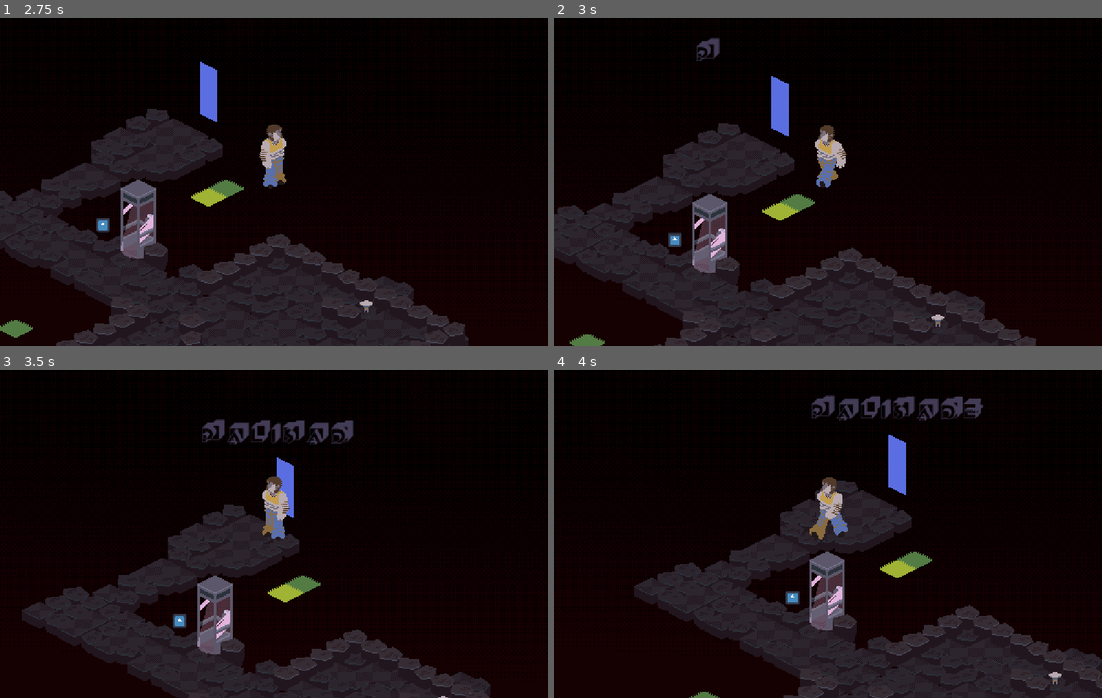
Above: before the commit, frames 1-4 (two rows, left to right).
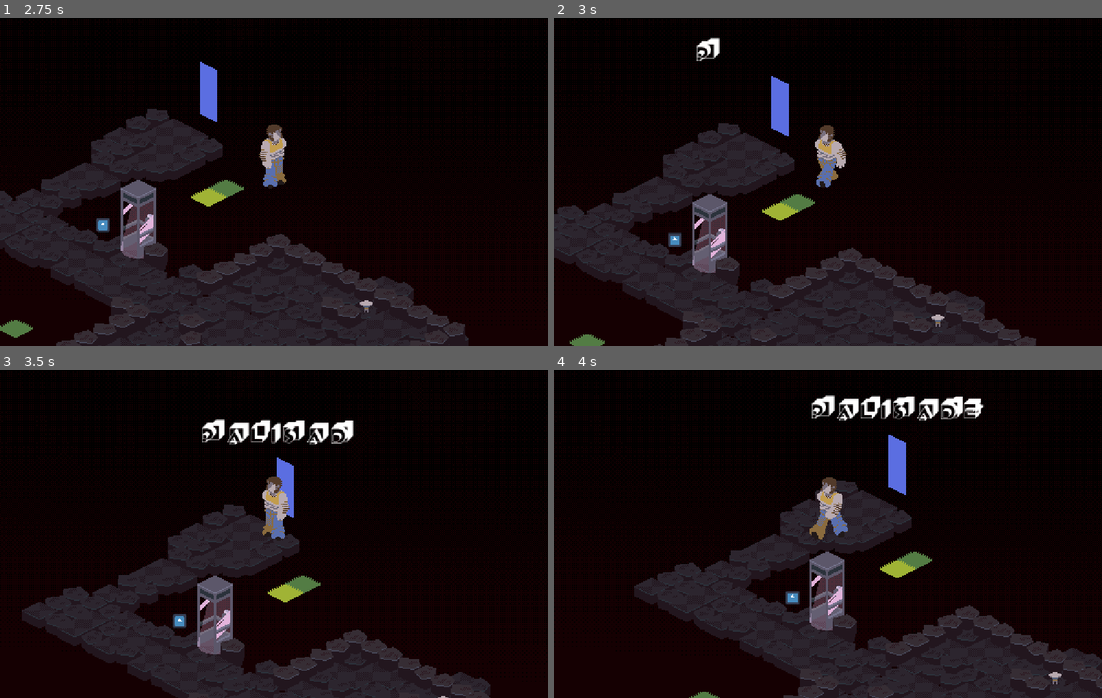
Above: after the commit, the same moments.

Repository: webcatzz/bad-dream
Game: Godot game, scene res://world/loader.tscn
The game is run twice, just before and just after one commit, with the same random seed, the same clock (stepped at 60 frames per second) and the same inputs. The engine's default icon, where the game draws it, is replaced by a stand-in: a white triangle on a blue panel in a dark square.
Inputs (mouse positions are in pixels of both pictures, inside the frame that each line leads up to):
- Up to frame 1 (2.75 s): tap Enter (ui_accept) at 0.5, 0.77, 1.52 s; move the mouse to (394, 165) at 0.52 s; hold W (move_right) 0.53-1.28 s; hold Shift (shift) 0.53-1.28 s; click (394, 165) at 0.67 s; move the mouse to (164, 198) at 1.27 s; hold S (move_down) 1.28-2.03 s; tap P at 1.35 s; move the mouse to (328, 109) at 2.02 s; hold W (move_right) from 2.03 s (still down); hold Shift (shift) from 2.03 s (still down)
- Up to frame 2 (3 s): move the mouse to (800, 247) at 2.77 s; release W (move_right) at 2.78 s; release Shift (shift) at 2.78 s; hold Q (move_up) from 2.78 s (still down); tap P at 2.85 s; click (800, 247) at 2.92 s
- Up to frame 3 (3.5 s): keep holding Q (move_up); tap Enter (ui_accept) at 3.02 s
- Up to frame 4 (4 s): move the mouse to (992, 583) at 3.52 s; release Q (move_up) at 3.53 s; hold A (move_left) from 3.53 s (still down); hold Shift (shift) from 3.53 s (still down); tap Enter (ui_accept) at 3.77 s

Frame 1 is identical in both runs. In frame 2, 0.2% of the frame differs, in the area x 26-31%, y 6-14%; in frame 3, 1.1%; in frame 4, 1.3%, in the area x 47-79%, y 7-16%.

Commit message:
added custom font

Diff:
--- /dev/null
+++ b/asset/ui/font.tres
@@ -0,0 +1,8 @@
+[gd_resource type="FontVariation" load_steps=2 format=3 uid="uid://c6y8b8i1ygsi7"]
+
+[ext_resource type="FontFile" uid="uid://0ctml0p13nyd" path="res://asset/ui/font.ttf" id="1_bjfvg"]
+
+[resource]
+base_font = ExtResource("1_bjfvg")
+spacing_top = -4
+spacing_bottom = -2
--- a/asset/ui/theme.tres
+++ b/asset/ui/theme.tres
@@ -1,12 +1,12 @@
 [gd_resource type="Theme" load_steps=23 format=3 uid="uid://7ctt2uptjn52"]
 
-[ext_resource type="FontFile" uid="uid://dswlaqk5b76ld" path="res://asset/ui/pixel_times.ttf" id="1_1dwyu"]
 [ext_resource type="FontFile" uid="uid://b4p62uwb8qtsy" path="res://asset/ui/dico.ttf" id="1_o1eur"]
 [ext_resource type="Texture2D" uid="uid://gd3eyxgpeebm" path="res://asset/ui/button.png" id="1_xtn7x"]
 [ext_resource type="Texture2D" uid="uid://cffsunjip1oi7" path="res://asset/ui/progress_bar.png" id="2_0w0ue"]
 [ext_resource type="Texture2D" uid="uid://dn7q0mjfrnnhb" path="res://asset/ui/panel_inset.png" id="2_h5jjq"]
 [ext_resource type="FontFile" uid="uid://ci6i24yc1hxl1" path="res://asset/ui/crang.ttf" id="2_ogcxr"]
 [ext_resource type="FontFile" uid="uid://dupfsabtrmmll" path="res://asset/ui/improv_gold.ttf" id="4_skjgy"]
+[ext_resource type="FontVariation" uid="uid://c6y8b8i1ygsi7" path="res://asset/ui/font.tres" id="7_hvl56"]
 
 [sub_resource type="StyleBoxFlat" id="StyleBoxFlat_t1jcx"]
 draw_center = false
@@ -116,8 +116,8 @@
 [sub_resource type="StyleBoxEmpty" id="StyleBoxEmpty_ggjy3"]
 
 [resource]
-default_font = ExtResource("1_1dwyu")
-default_font_size = 10
+default_font = ExtResource("7_hvl56")
+default_font_size = 16
 BoxContainer/constants/separation = 0
 Button/colors/font_color = Color(0.219608, 0.168627, 0.14902, 1)
 Button/styles/focus = SubResource("StyleBoxFlat_t1jcx")
@@ -153,7 +153,6 @@
 SFXLabel/fonts/font = ExtResource("2_ogcxr")
 TabContainer/styles/panel = SubResource("StyleBoxEmpty_33s38")
 UILabel/base_type = &"Label"
-UILabel/font_sizes/font_size = 10
 UILabel/styles/normal = SubResource("StyleBoxFlat_vrkgw")
 VScrollBar/styles/grabber = SubResource("StyleBoxEmpty_qx7ga")
 VScrollBar/styles/scroll = SubResource("StyleBoxEmpty_ggjy3")
--- a/node/star_sprite.tscn
+++ b/node/star_sprite.tscn
@@ -4,23 +4,6 @@
 [ext_resource type="Material" uid="uid://cs41y0404k2al" path="res://asset/shader/dither.tres" id="1_v20jb"]
 [ext_resource type="Script" path="res://node/star_sprite.gd" id="1_w6mp8"]
 [ext_resource type="Script" path="res://node/triggers/player_detector.gd" id="2_fofnv"]
-
-[sub_resource type="Animation" id="Animation_k5t3w"]
-resource_name = "dance"
-length = 3.0
-loop_mode = 1
-tracks/0/type = "value"
-tracks/0/imported = false
-tracks/0/enabled = true
-tracks/0/path = NodePath("Sprite:region_rect:position:x")
-tracks/0/interp = 1
-tracks/0/loop_wrap = true
-tracks/0/keys = {
-"times": PackedFloat32Array(0, 2),
-"transitions": PackedFloat32Array(1, 1),
-"update": 1,
-"values": [0.0, 5.0]
-}
 
 [sub_resource type="Animation" id="Animation_8an04"]
 length = 0.001
@@ -59,6 +42,23 @@
 "transitions": PackedFloat32Array(1),
 "update": 0,
 "values": [Color(1, 1, 1, 1)]
+}
+
+[sub_resource type="Animation" id="Animation_k5t3w"]
+resource_name = "dance"
+length = 3.0
+loop_mode = 1
+tracks/0/type = "value"
+tracks/0/imported = false
+tracks/0/enabled = true
+tracks/0/path = NodePath("Sprite:region_rect:position:x")
+tracks/0/interp = 1
+tracks/0/loop_wrap = true
+tracks/0/keys = {
+"times": PackedFloat32Array(0, 2),
+"transitions": PackedFloat32Array(1, 1),
+"update": 1,
+"values": [0.0, 5.0]
 }
 
 [sub_resource type="Animation" id="Animation_32t81"]
@@ -127,6 +127,7 @@
 script = ExtResource("1_w6mp8")
 
 [node name="ScareRange" type="Area2D" parent="."]
+visible = false
 script = ExtResource("2_fofnv")
 
 [node name="Shape" type="CollisionPolygon2D" parent="ScareRange"]
--- a/node/ui/action_menu.gd
+++ b/node/ui/action_menu.gd
@@ -83,8 +83,8 @@
 
 func _on_inventory_item_selected(idx: int) -> void:
 	$Inventory/Label.text = actor.actions[idx].description
-	if Data.inventory[idx] is Consumable and Data.inventory[idx].effect:
-		set_splash(Splash.new(Data.inventory[idx].effect, actor))
+	if Data.inventory[idx] is Consumable and Data.inventory[idx].action:
+		set_splash(Splash.new(Data.inventory[idx].action, actor))
 
 
 func _on_inventory_item_activated(idx: int) -> void:
--- a/resource/script/actor.gd
+++ b/resource/script/actor.gd
@@ -213,7 +213,7 @@
 
 func use_item(item: Item) -> void:
 	actions_taken += 1
-	current_action = item.effect
+	current_action = item.action
 
 	Data.remove_item(item.name)
 	await item.use(self)
Binary file added: asset/font.aseprite
